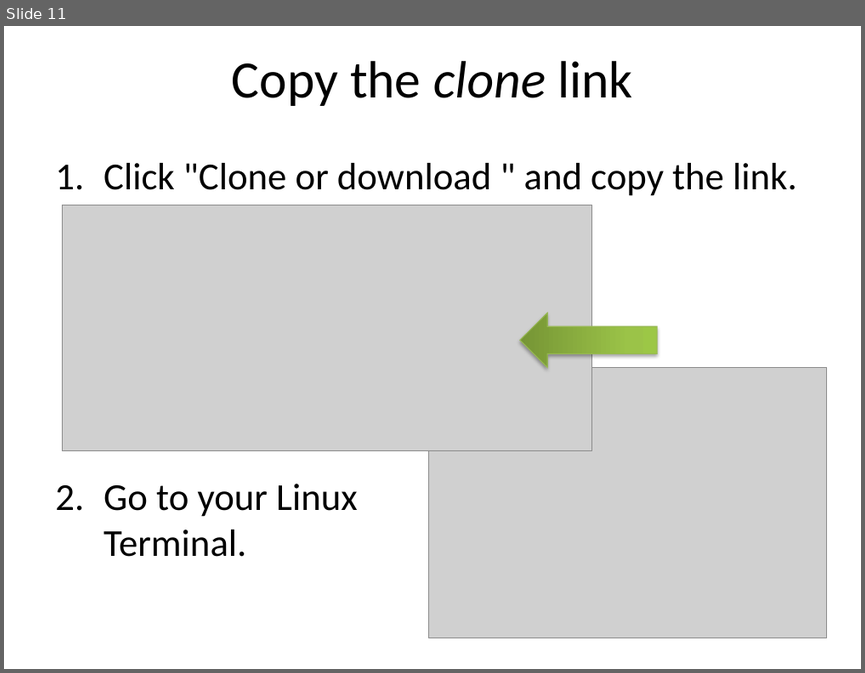
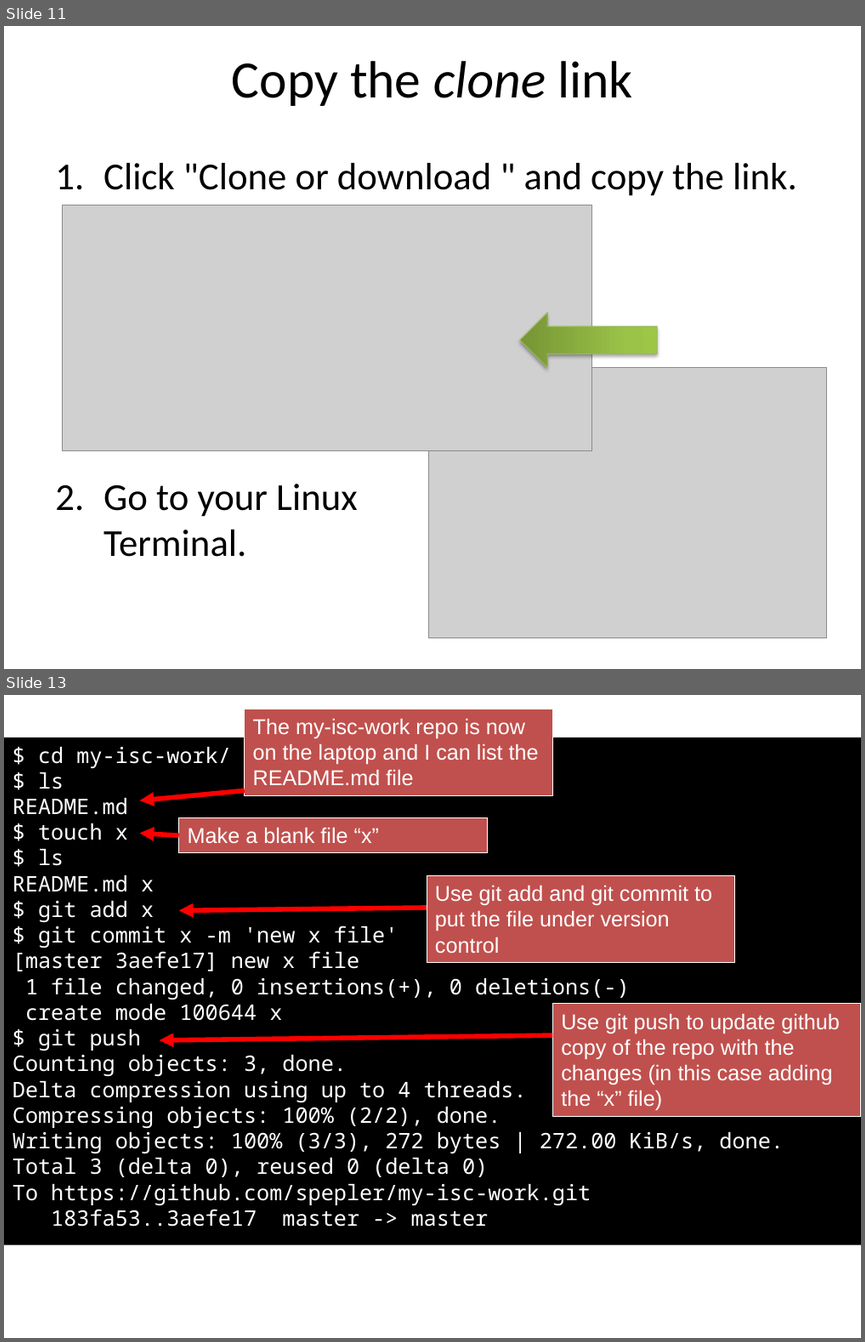
Before and after one commit to ncasuk/ncas-isc, a slide deck: shell/presentations/01_git1.pptx. Shown one above the other, each under a label of ours: slide 11 before the commit, slides 11 and 13 after it; the slides between them are not shown. The pictures are 865x673 and 865x1342 pixels, drawn with LibreOffice and Linux fonts; fonts in the diff are those of the drawing; grey boxes stand for pictures; background and template pictures are left out. Boxes give left, top, right and bottom in pixels: in the first picture for what was removed or moved away, otherwise in the second. Text is boxed around its words. In the diff, an @@ line names an element or a change of style, - is before the commit and + after.

Commit message:
New version of git presentation using my-isc-work example

```diff
--- a/shell/presentations/01_git1.pptx
+++ b/shell/presentations/01_git1.pptx
@@ slide 13 added at bbox=[4, 695, 861, 1338], background #FFFFFF @@
@@ rectangle added at bbox=[245, 709, 553, 795], fill #C0504D, outline #FFFFFF 0.75 pt, 18 pt, text #FFFFFF @@
+The my-isc-work repo is now on the laptop and I can list the README.md file
@@ rectangle added at bbox=[4, 737, 861, 1244], fill #000000, 18 pt, text #FFFFFF @@
+$ cd my-isc-work/
+$ ls
+README.md
+$ touch x
+$ ls
+README.md x
+$ git add x
+$ git commit x -m 'new x file'
+[master 3aefe17] new x file
+1 file changed, 0 insertions(+), 0 deletions(-)
+create mode 100644 x
+$ git push
+Counting objects: 3, done.
+Delta compression using up to 4 threads.
+Compressing objects: 100% (2/2), done.
+Writing objects: 100% (3/3), 272 bytes | 272.00 KiB/s, done.
+Total 3 (delta 0), reused 0 (delta 0)
+To https://github.com/spepler/my-isc-work.git
+183fa53..3aefe17 master -> master
@@ arrow added from (245, 791) to (139, 800), #FF0000 4 pt @@
@@ rectangle added at bbox=[179, 818, 488, 852], fill #C0504D, outline #FFFFFF 0.75 pt, 18 pt, text #FFFFFF @@
+Make a blank file “x”
@@ arrow added from (179, 835) to (139, 833), #FF0000 4 pt @@
@@ rectangle added at bbox=[426, 876, 735, 962], fill #C0504D, outline #FFFFFF 0.75 pt, 18 pt, text #FFFFFF @@
+Use git add and git commit to put the file under version control
@@ arrow added from (426, 907) to (179, 910), #FF0000 4 pt @@
@@ rectangle added at bbox=[552, 1004, 861, 1116], fill #C0504D, outline #FFFFFF 0.75 pt, 18 pt, text #FFFFFF @@
+Use git push to update github copy of the repo with the changes (in this case adding the “x” file)
@@ arrow added from (552, 1035) to (159, 1040), #FF0000 4 pt @@
```
Also in this commit, not shown: 2 slides changed, 2 other slides added, 1 slide removed.
